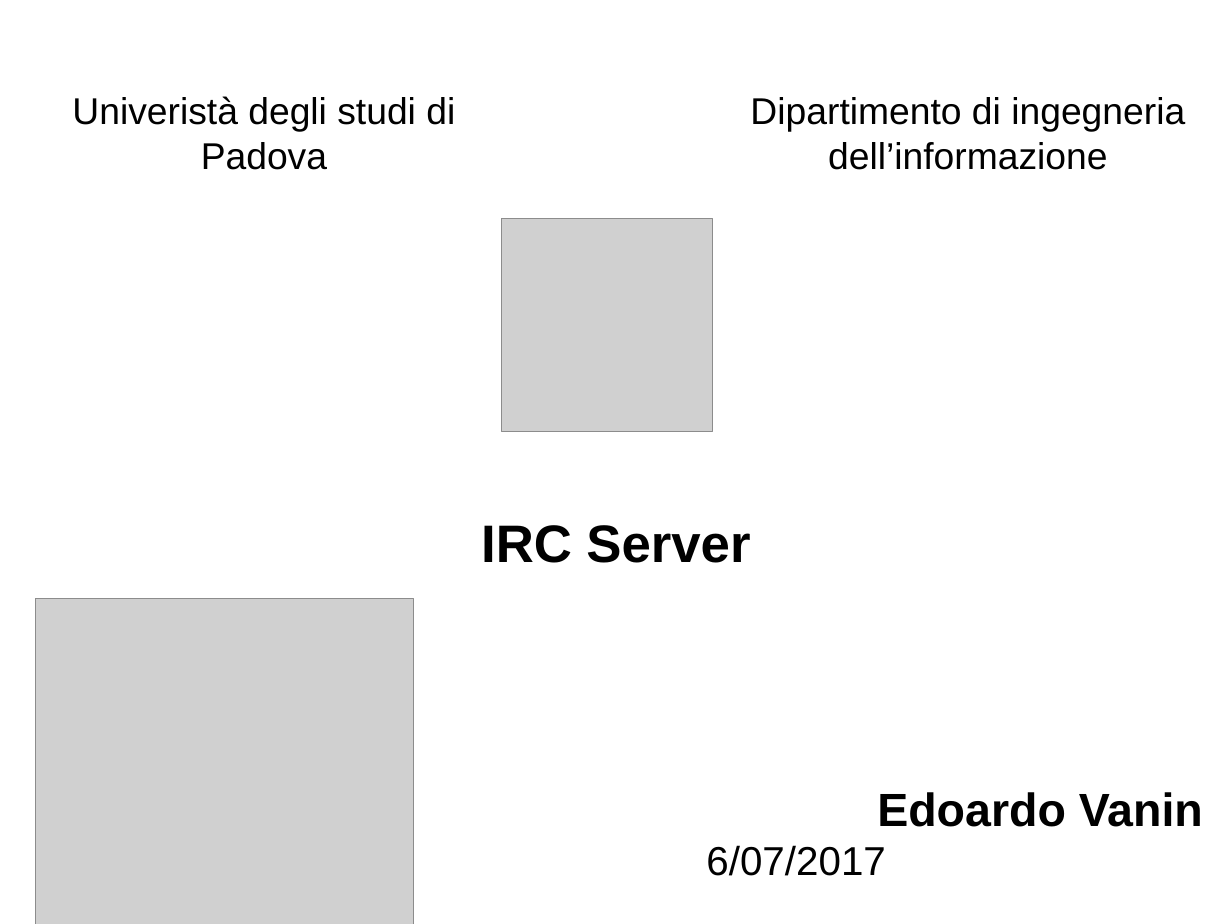
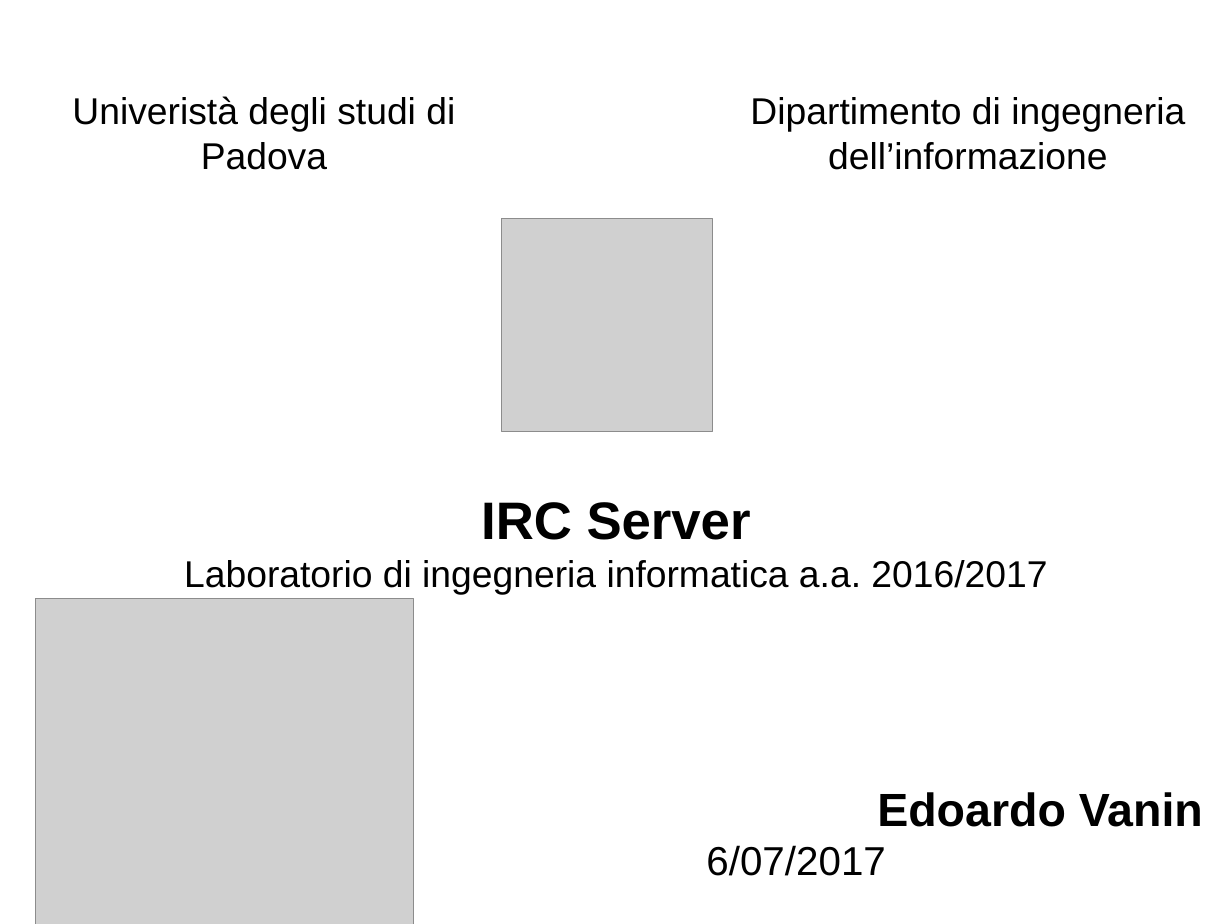
Before and after one commit to Edov95/simple-irc-client, a slide deck: slide 1 of doc/lucidi_vanin.odp. Drawn at 1232x924 pixels with LibreOffice and Linux fonts; fonts in the diff are those of the drawing; grey boxes stand for pictures. Boxes give left, top, right and bottom in pixels: in the first picture for what was removed or moved away, otherwise in the second. Text is boxed around its words. In the diff, an @@ line names an element or a change of style, - is before the commit and + after.

```diff
--- a/doc/lucidi_vanin.odp
+++ b/doc/lucidi_vanin.odp
@@ text at bbox=[184, 560, 1047, 595]: paragraph added @@
+Laboratorio di ingegneria informatica a.a. 2016/2017
```
Also in this commit, not shown: 5 other files.
